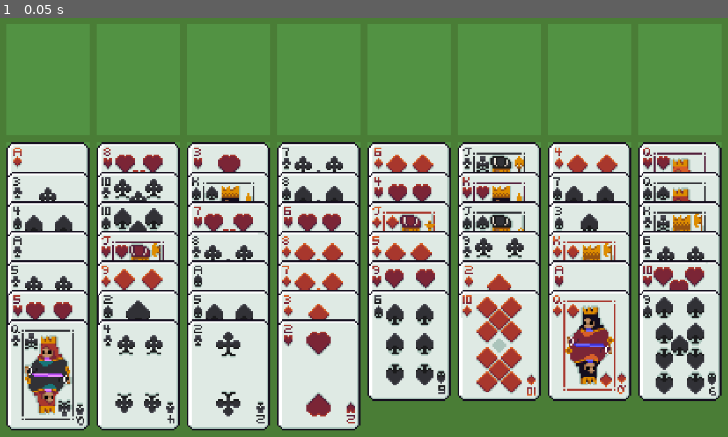
Above: before the commit, frame 1.
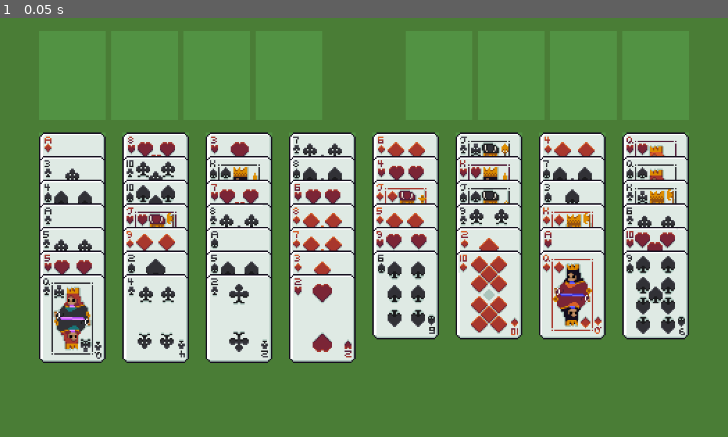
Above: after the commit, the same moment.

Repository: Oyakey/freecell
Game: Godot game, scene res://main.tscn
The game is run twice, just before and just after one commit, with the same random seed, the same clock (stepped at 60 frames per second) and the same inputs.
Inputs:
- Up to frame 1 (0.05 s): no input

The runs differ from the first frame. In frame 1, 52% of the frame differs, in the area x 0-100%, y 27-99%.

Commit message:
feat: change zoom and stacks positions

Diff:
--- a/main.tscn
+++ b/main.tscn
@@ -10,60 +10,60 @@
 script = ExtResource("1_hw8u0")
 
 [node name="Main camera" type="Camera2D" parent="."]
-zoom = Vector2(2.5, 2.5)
+zoom = Vector2(2, 2)
 
 [node name="Cursor" parent="." instance=ExtResource("2_3tdco")]
 position = Vector2(-286, -161)
 
 [node name="Stack" parent="." instance=ExtResource("3_yjldg")]
-position = Vector2(-182, -23)
+position = Vector2(-210, -44)
 
 [node name="Stack2" parent="." instance=ExtResource("3_yjldg")]
-position = Vector2(-130, -23)
+position = Vector2(-150, -44)
 
 [node name="Stack3" parent="." instance=ExtResource("3_yjldg")]
-position = Vector2(-78, -23)
+position = Vector2(-90, -44)
 
 [node name="Stack4" parent="." instance=ExtResource("3_yjldg")]
-position = Vector2(-26, -23)
+position = Vector2(-30, -44)
 
 [node name="Stack5" parent="." instance=ExtResource("3_yjldg")]
-position = Vector2(26, -23)
+position = Vector2(30, -44)
 
 [node name="Stack6" parent="." instance=ExtResource("3_yjldg")]
-position = Vector2(78, -23)
+position = Vector2(90, -44)
 
 [node name="Stack7" parent="." instance=ExtResource("3_yjldg")]
-position = Vector2(130, -23)
+position = Vector2(150, -44)
 
 [node name="Stack8" parent="." instance=ExtResource("3_yjldg")]
-position = Vector2(182, -23)
+position = Vector2(210, -44)
 
 [node name="Freecell" parent="." instance=ExtResource("4_7t7vt")]
-position = Vector2(-182, -91)
+position = Vector2(-210, -117)
 
 [node name="Freecell2" parent="." instance=ExtResource("4_7t7vt")]
-position = Vector2(-130, -91)
+position = Vector2(-158, -117)
 
 [node name="Freecell3" parent="." instance=ExtResource("4_7t7vt")]
-position = Vector2(-78, -91)
+position = Vector2(-106, -117)
 
 [node name="Freecell4" parent="." instance=ExtResource("4_7t7vt")]
-position = Vector2(-26, -91)
+position = Vector2(-54, -117)
 
 [node name="Foundation Hearts" parent="." instance=ExtResource("5_dumri")]
-position = Vector2(26, -91)
+position = Vector2(54, -117)
 
 [node name="Foundation Clubs" parent="." instance=ExtResource("5_dumri")]
-position = Vector2(78, -91)
+position = Vector2(106, -117)
 color = 3
 
 [node name="Foundation Diamonds" parent="." instance=ExtResource("5_dumri")]
-position = Vector2(130, -91)
+position = Vector2(158, -117)
 color = 1
 
 [node name="Foundation Spades" parent="." instance=ExtResource("5_dumri")]
-position = Vector2(182, -91)
+position = Vector2(210, -117)
 color = 2
 
 [node name="Background" type="ColorRect" parent="."]
